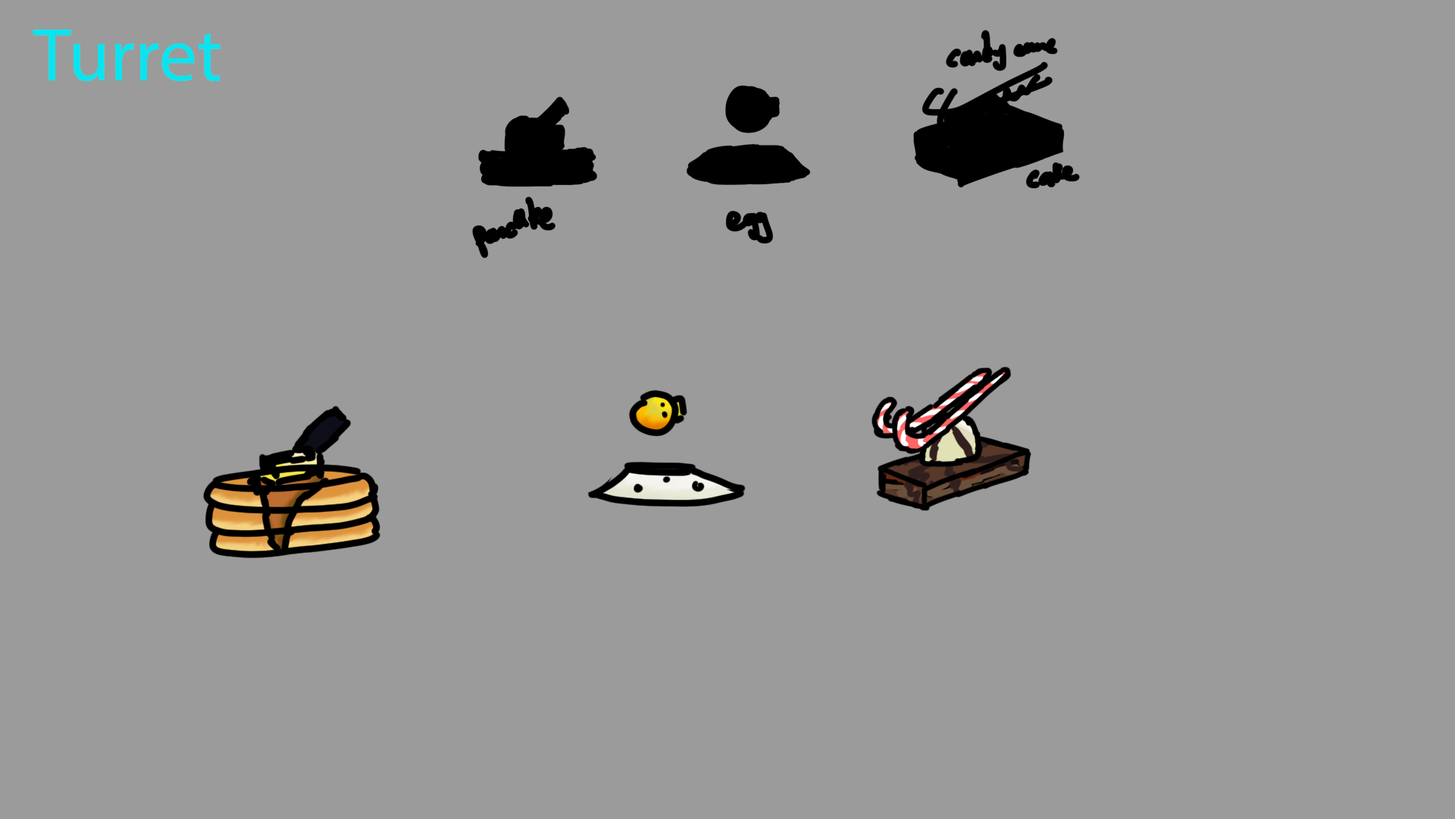
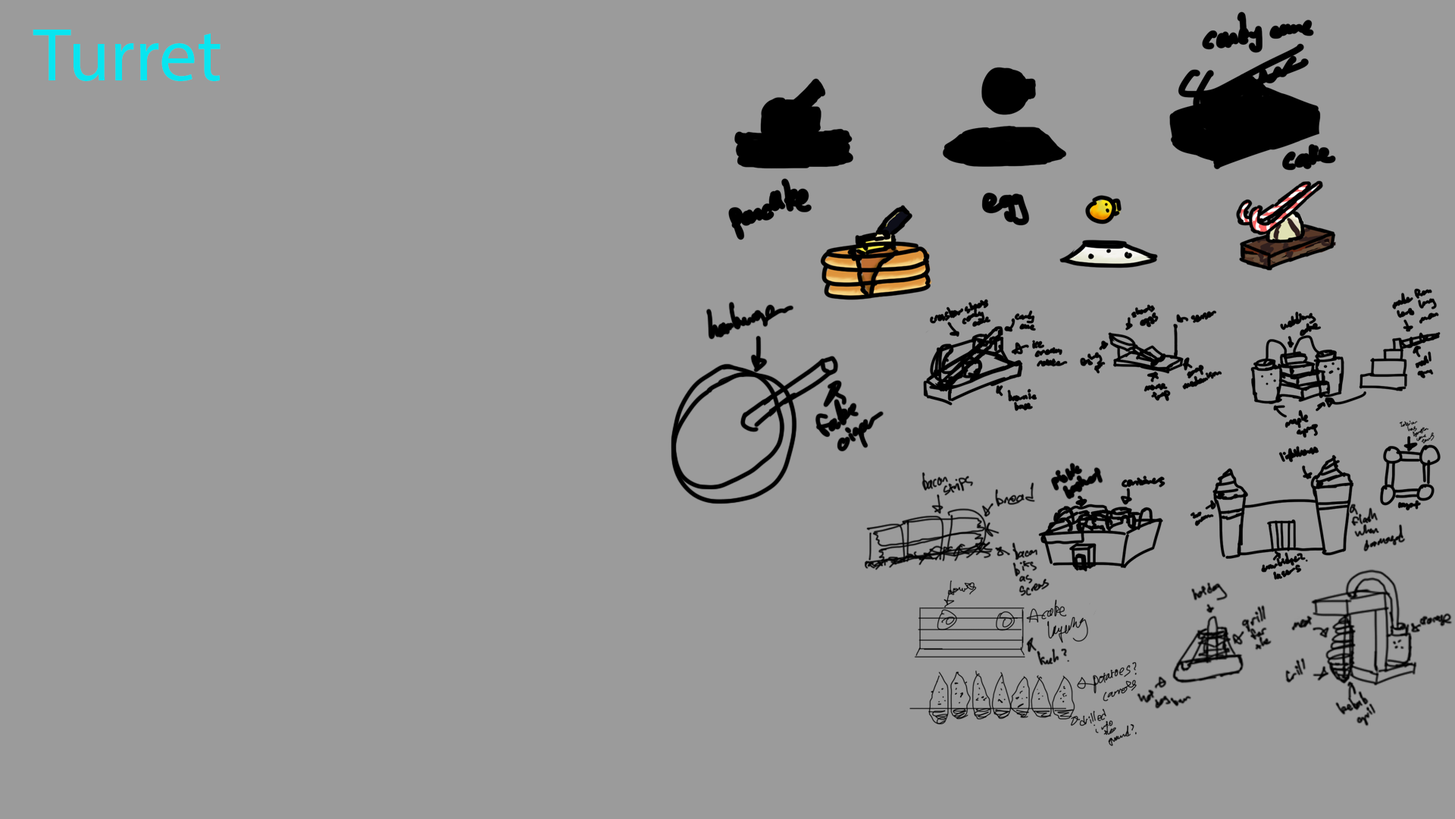
Revision of a layered 1455 × 819 image; what changed, layer by layer:
painted on "Layer 2" over [203, 11, 1337, 559]
removed layer "Layer 4" over [876, 373, 1007, 448]
renamed "Layer 3" to "Layer 10", painted on it over [204, 300, 1097, 616]
added layer "Layer 9" above "Layer 8" over [909, 579, 1137, 746]
added layer "Layer 8" above "Layer 7" over [1136, 568, 1454, 727]
added layer "Layer 7" above "Layer 6" over [1038, 419, 1441, 580]
added layer "Layer 6" above "Layer 5" over [923, 288, 1441, 439]
added layer "Layer 5" above "48-3-large" over [820, 180, 1337, 301]
